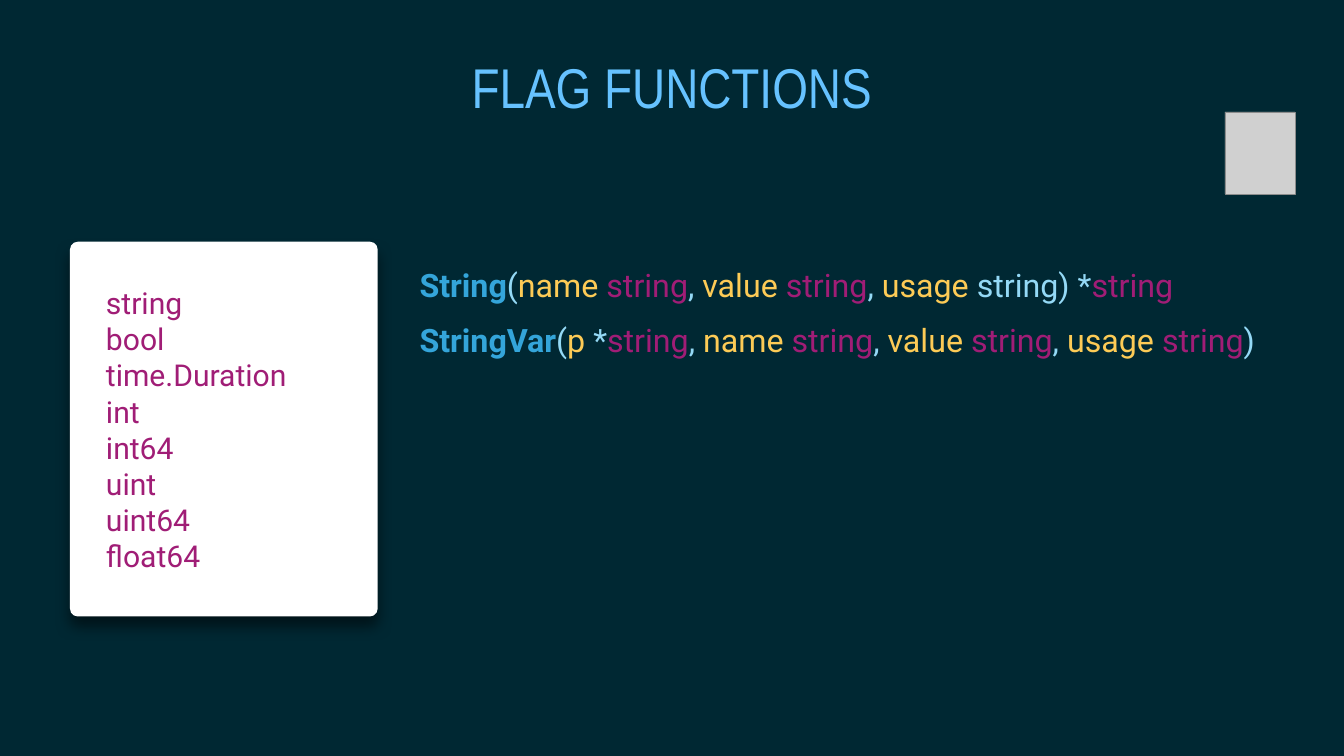
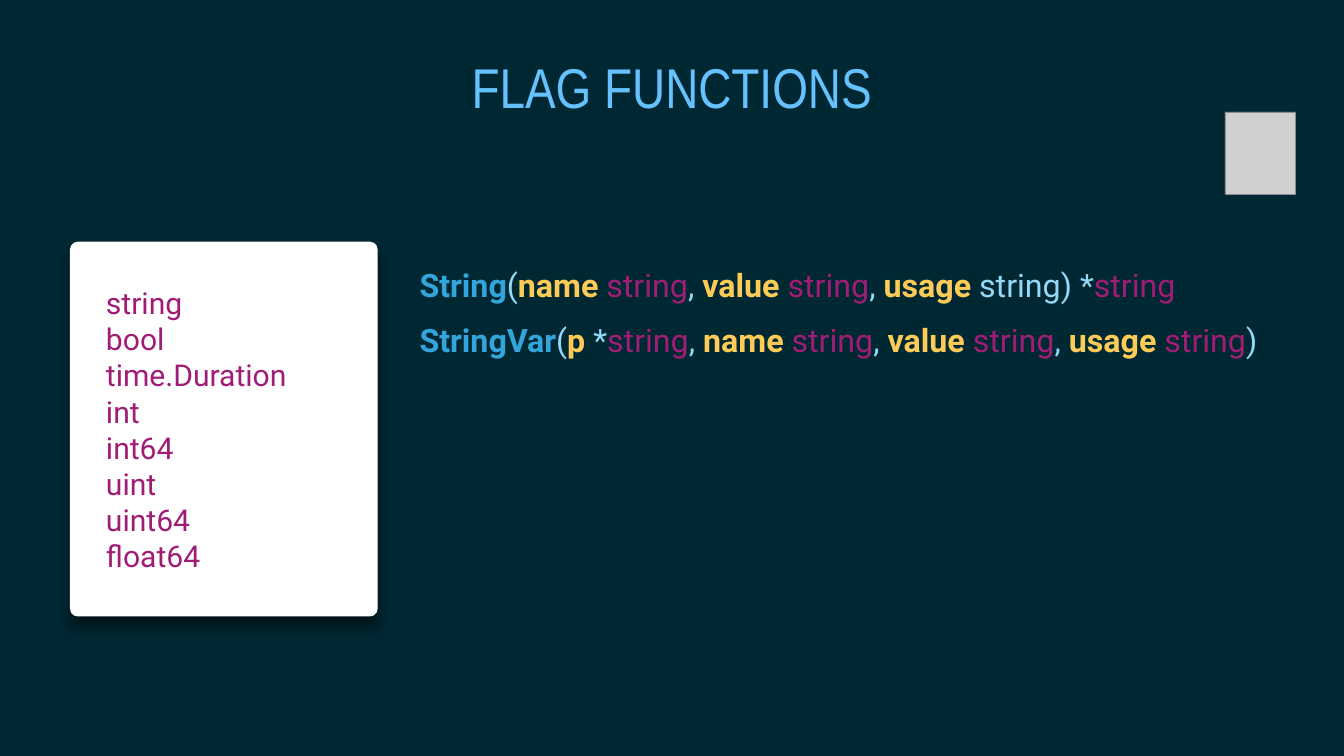
Before and after one commit to gophertuts/reminders-cli, a slide deck: slide 5 of slides/client/CLI Basics.pptx (slide 4 before the commit). Drawn at 1344x756 pixels with LibreOffice and Linux fonts; fonts in the diff are those of the drawing; grey boxes stand for pictures. Boxes give left, top, right and bottom in pixels: in the first picture for what was removed or moved away, otherwise in the second. Text is boxed around its words. In the diff, an @@ line names an element or a change of style, - is before the commit and + after.

```diff
--- a/slides/client/CLI Basics.pptx
+++ b/slides/client/CLI Basics.pptx
@@ text "String(name string, value string, usage ..." at (420,271,1176,304): bold on in "String(name value usage" @@
@@ text "StringVar(p *string, name string, value ..." at (420,326,1257,359): bold on in "StringVar(p name value usage" @@
```
Also in this commit, not shown: 2 other slides changed, 1 slide added, 6 other files.
